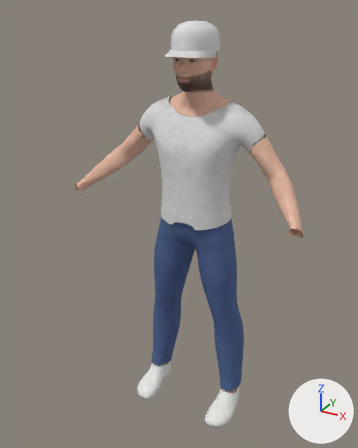
Before and after pictures for a commit that changed the glTF model app/src/main/assets/game/models/people/guest_m1.glb.
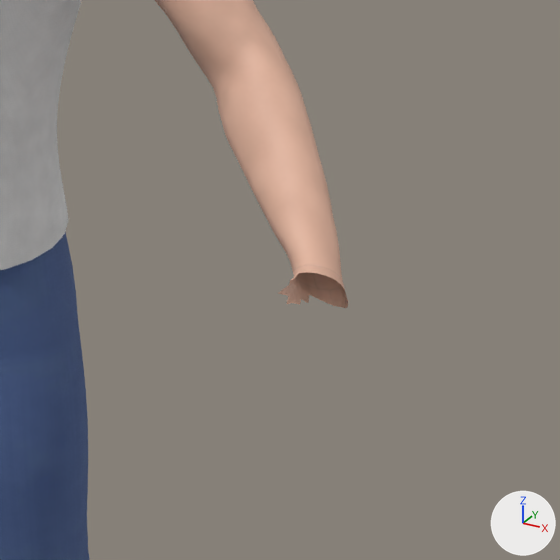
The first picture shows the older version from a camera (50 mm lens) standing at (0.898, -1.817, 1.793) and looking at (-0.035, -0.12, 0.944). The close-ups show the older and then the newer version on the part from 60% to 100% of the width and 35% to 68% of the height of that picture. Only the edits that show in the close-ups are written down. Lighting does not change. The marker at lower right points along +X, +Y and +Z. Vertices at exactly the same position are counted once.

Before the edit, the objects in view are built like this:
```python
me_body = bpy.data.meshes.new('Body')
me_body.from_pydata(...)  # 5573 vertices, 10888 faces; spans x -0.52..0.52, y -0.24..0.07, z 0.04..1.72
me_body.materials.append(mat_skin)  # picture img_guest_m1_skin
me_jeans = bpy.data.meshes.new('Jeans')
me_jeans.from_pydata(...)  # 964 vertices, 1848 faces; spans x -0.244..0.244, y -0.142..0.095, z 0.102..0.989
me_jeans.materials.append(mat_denim)
me_shirt = bpy.data.meshes.new('Shirt')
me_shirt.from_pydata(...)  # 956 vertices, 1816 faces; spans x -0.278..0.278, y -0.155..0.096, z 0.947..1.453
me_shirt.materials.append(mat_tee)
ob_body = bpy.data.objects.new('Body', me_body)
ob_body.location = (0.0, 0.0, 0.0)
ob_jeans = bpy.data.objects.new('Jeans', me_jeans)
ob_jeans.location = (0.0, 0.0, 0.0)
ob_shirt = bpy.data.objects.new('Shirt', me_shirt)
ob_shirt.location = (0.0, 0.0, 0.0)
```
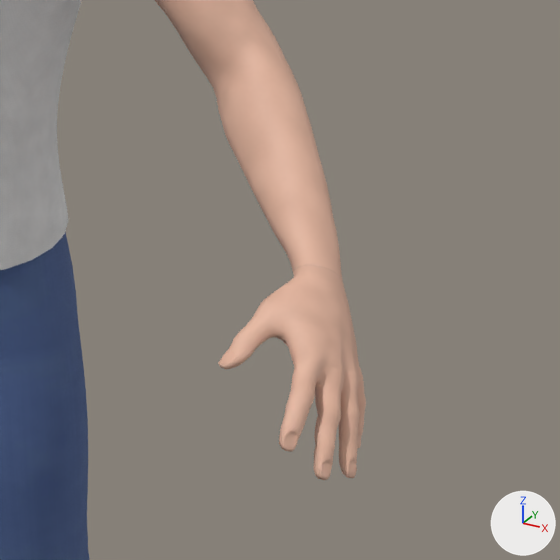
Location of each change, [x1, y1, x2, y2] in pixels of the close-ups (560 x 560 px):
'Body', reshaped
    before: [155, 0, 348, 308]
    after: [155, 0, 366, 480]
part 1 of me_body, added (beige)
    after: [218, 272, 366, 480]

What the commit changed:
me_body is used by ob_body; location (0.0, 0.0, 0.0).
me_body had 5573 vertices, 10888 faces and spanned x -0.52..0.52, y -0.24..0.07, z 0.04..1.72.
me_body now has 8671 vertices, 17132 faces and spans x -0.56..0.56, y -0.37..0.07, z 0.04..1.72.
me_body part 1: 1549 vertices added at x 0.44..0.56, y -0.37..-0.2, z 0.93..1.08.
Other edits to the shape of me_body do not show in these pictures.
